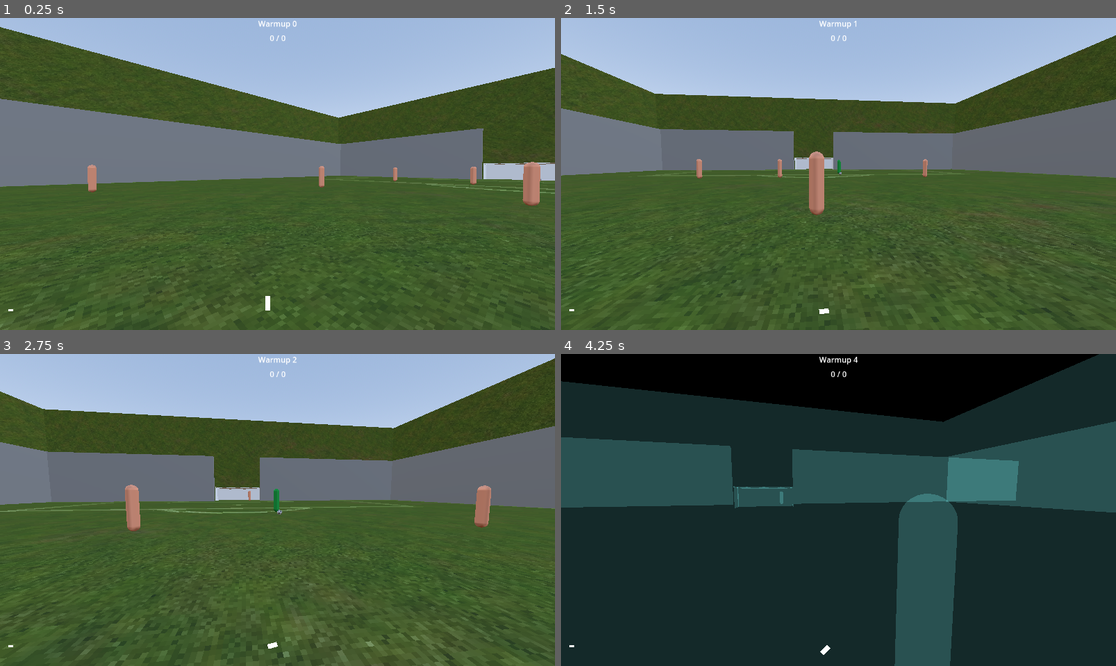
Above: before the commit, frames 1-4 (two rows, left to right).
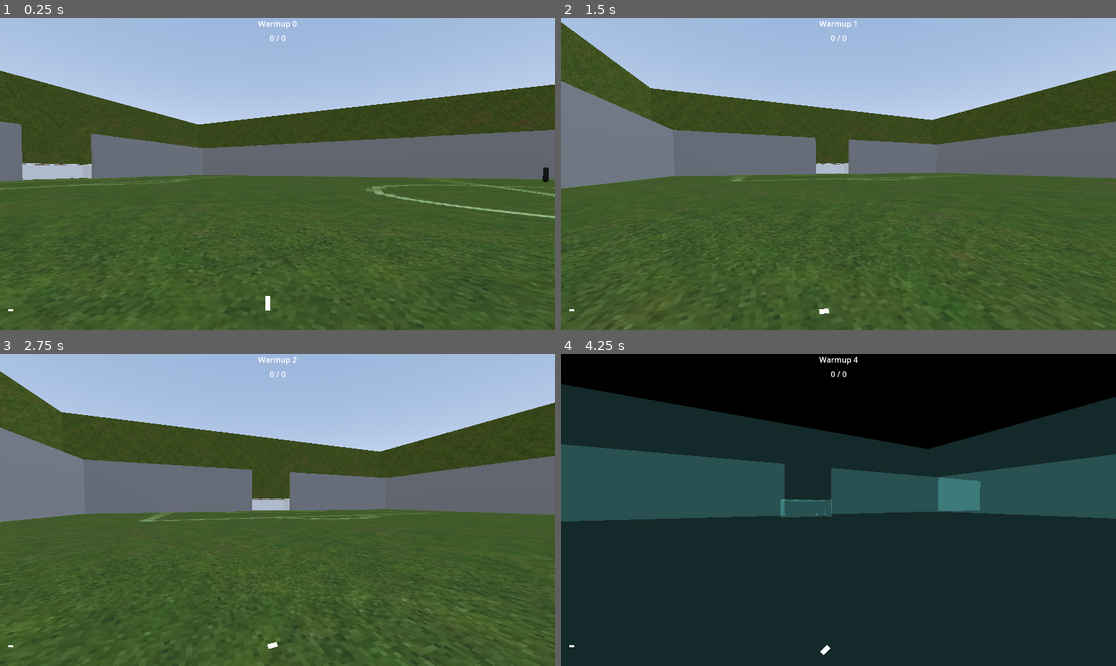
Above: after the commit, the same moments.

Repository: vasiltop/soccer-simulation
Game: Godot game, scene res://match/game.tscn
The game is run twice, just before and just after one commit, with the same random seed, the same clock (stepped at 60 frames per second) and the same inputs.
Inputs (mouse positions are in pixels of both pictures, inside the frame that each line leads up to):
- Up to frame 1 (0.25 s): no input
- Up to frame 2 (1.5 s): tap Enter at 0.5 s; move the mouse to (866, 174) at 0.52 s; hold Right mouse button (pass) 0.53-1.28 s; hold W (up) from 0.53 s (still down); tap Space (jump) at 0.77 s; move the mouse to (810, 174) at 1.27 s; click (810, 174) at 1.35 s
- Up to frame 3 (2.75 s): keep holding W (up); tap Space (jump) at 1.52 s; move the mouse to (288, 503) at 2.02 s; hold Shift (sprint) from 2.03 s (still down)
- Up to frame 4 (4.25 s): keep holding W (up); move the mouse to (832, 516) at 2.77 s; release Shift (sprint) at 2.78 s; tap E (switch_movement) at 2.85 s; tap Space (jump) at 3.02, 3.77 s; move the mouse to (877, 513) at 3.52 s; hold P from 3.53 s (still down)

The runs differ from the first frame. In frame 1, 19% of the frame differs, in the area x 0-100%, y 2-100%; in frame 2, 13%; in frame 3, 18%; in frame 4, 23%, in the area x 0-100%, y 0-100%.

Commit message:
feat: add proper kick off

Diff:
--- a/match/game.gd
+++ b/match/game.gd
@@ -13,8 +13,9 @@
 @onready var goal_1: Node3D = $Goal1
 @onready var goals_to_attack: Array[Node3D] = [goal_1, goal_0]
 
-@onready var teams: Array[Team] = [Team.new(0, 1, self, "st"), Team.new(1, -1, self)]
+@onready var teams: Array[Team] = [Team.new(0, 1, self, "rw"), Team.new(1, -1, self)]
 
+var scored_on_last: int = 0
 var possession_team: Team = null
 var ball_scene = preload("res://objects/ball/ball.tscn")
 
@@ -77,8 +78,7 @@
 				half_time_passed = true
 				state = LIVE
 			END:
-				print("game ended")
-				print(score)
+
 				get_tree().reload_current_scene()
 			LIVE:
 				state = END if half_time_passed else HALF_TIME
@@ -95,8 +95,13 @@
 	for team in teams:
 		team.reset_players()
 
-	get_team_on_side_one().players.pick_random().global_position = get_center_pos()
 
+	if scored_on_last == 0:
+		get_team_on_side_one().players.pick_random().global_position = get_center_pos()
+	elif scored_on_last == 1:
+		get_team_on_side_one().players.pick_random().global_position = get_center_pos()
+	else:
+		get_team_on_side_neg_one().players.pick_random().global_position = get_center_pos()
 
 	ball.global_position = center_ball_position
 	ball.linear_velocity = Vector3.ZERO
@@ -105,8 +110,17 @@
 func get_team_on_side_one() -> Team:
 	return teams[0] if teams[0].side == 1 else teams[1]
 
+func get_team_on_side_neg_one() -> Team:
+	return teams[0] if teams[0].side == -1 else teams[1]
+
 func scored(goal: Goal):
-	score[goal.team] += 1
+	if goal.team == 0:
+		score[get_team_on_side_one().team_number] += 1
+		scored_on_last = 1
+	else:
+		score[get_team_on_side_neg_one().team_number] += 1
+		scored_on_last = -1
+
 	reset_field()
 	goal.goals_blocked = false
 
--- a/match/team.gd
+++ b/match/team.gd
@@ -8,7 +8,7 @@
 const player_scene = preload("res://objects/player/player.tscn")
 
 const FIELD_SIZE: float = 81 * 2
-const TEAM_SIZE: int = 11
+const TEAM_SIZE: int = 1
 
 var game: Game = null
 var players: Array[Humanoid] = []
--- a/objects/npc_player/npc_player.gd
+++ b/objects/npc_player/npc_player.gd
@@ -169,8 +169,6 @@
 
 func attack(delta: float):
 	if get_team().set_possession_player() == self:
-		var mi: MeshInstance3D = get_node("MeshInstance3D")
-		mi.set_surface_override_material(0, green_mat)
 		try_shoot()
 
 		var closest: Humanoid = get_closest_opponent()
